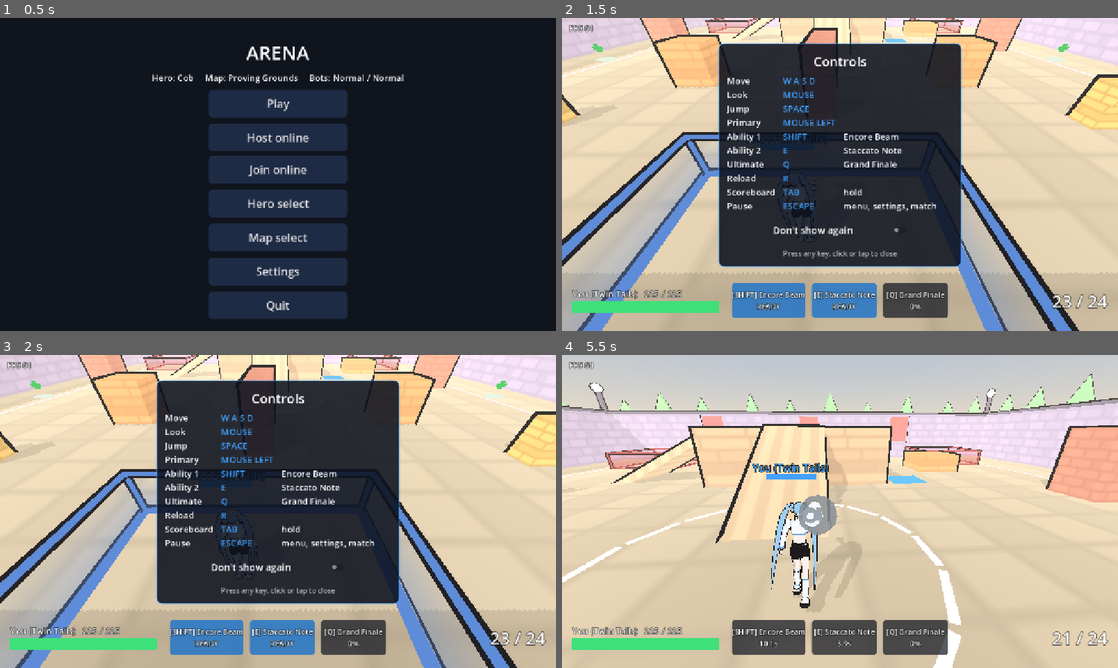
Above: before the commit, frames 1-4 (two rows, left to right).
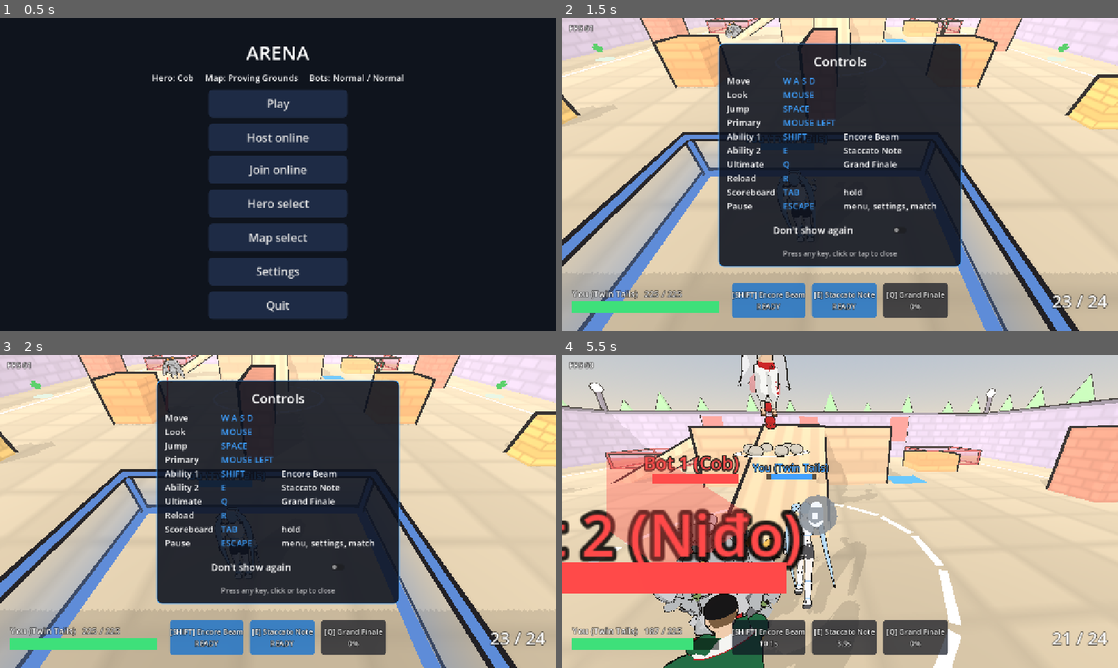
Above: after the commit, the same moments.

Repository: AvocadoFlour/arena
Game: Godot game, scene res://src/main.tscn
Same seed, same stepped clock (60 frames per second), same inputs: the game is played once before the commit and once after it.
Inputs (mouse positions are in pixels of both pictures, inside the frame that each line leads up to):
- Up to frame 1 (0.5 s): no input
- Up to frame 2 (1.5 s): click "Play" at 0.5 s; click "Don't show again" at 1.25 s
- Up to frame 3 (2 s): no input
- Up to frame 4 (5.5 s): click "Don't show again" at 2 s; click "Don't show again" at 2.75 s; tap Enter at 3.5 s; move the mouse to (867, 511) at 3.52 s; hold W (move_forward) from 3.53 s (still down); tap Shift (ability1) at 3.6 s; click (867, 511) at 3.67 s; tap Space (jump) at 3.77, 4.52 s; move the mouse to (812, 511) at 4.27 s; tap E (ability2) at 4.35 s; move the mouse to (851, 505) at 5.02 s; right-click (851, 505) at 5.1 s

Frame 1 is identical in both runs. In frame 2, 0.2% of the frame differs, in the area x 29-70%, y 0-7%; in frame 3, 0.2%; in frame 4, 21%, in the area x 0-55%, y 0-100%.
Error before the commit: Parse Error: Too few arguments for "_apply_abilities()" call. Expected at least 4 but received 3. (res://src/ai/bot_brain.gd:311)

Commit message:
Merge fix: pack-run ability call passes the hero (new _apply_abilities signature)

Diff:
--- a/src/ai/bot_brain.gd
+++ b/src/ai/bot_brain.gd
@@ -308,7 +308,7 @@
     if use_abilities and target != null and flat > 5.0:
         var ctx := _ctx(h, true, true)
         ctx.moving = f.move.length() > 0.5
-        _apply_abilities(f, decide_abilities(ctx), dt)
+        _apply_abilities(h, f, decide_abilities(ctx), dt)
 
 ## Low-HP escape over a jump pad: a nearby pad whose landing is higher and farther from the threat,
 ## used when no cover is closer.
